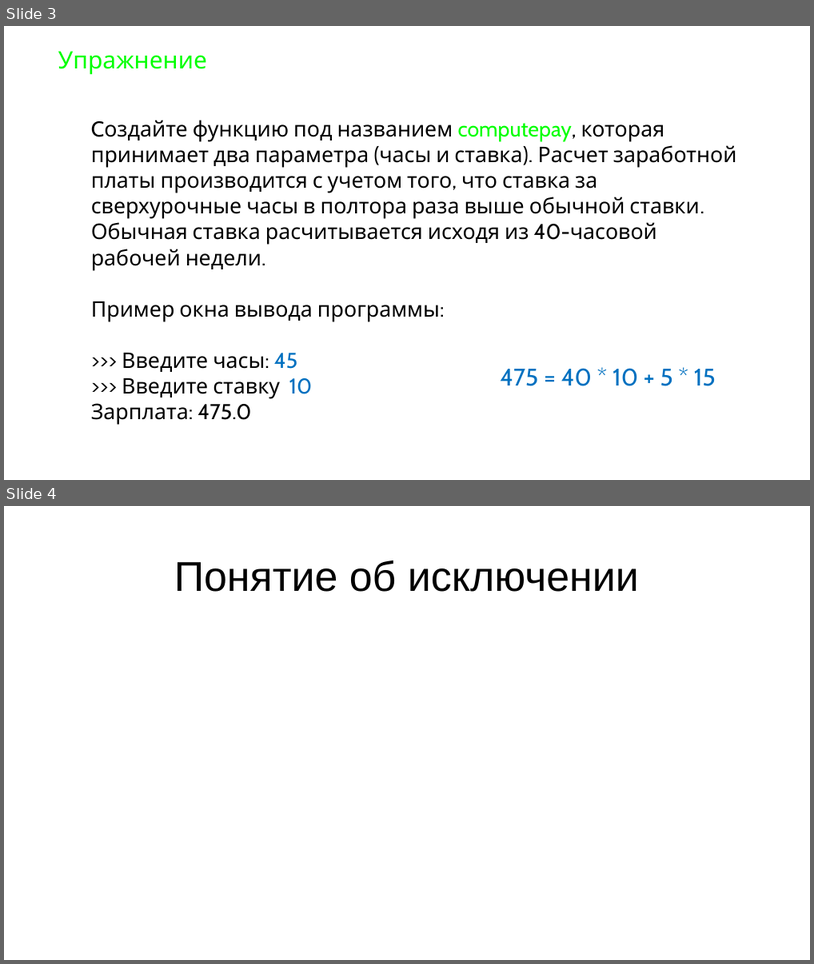
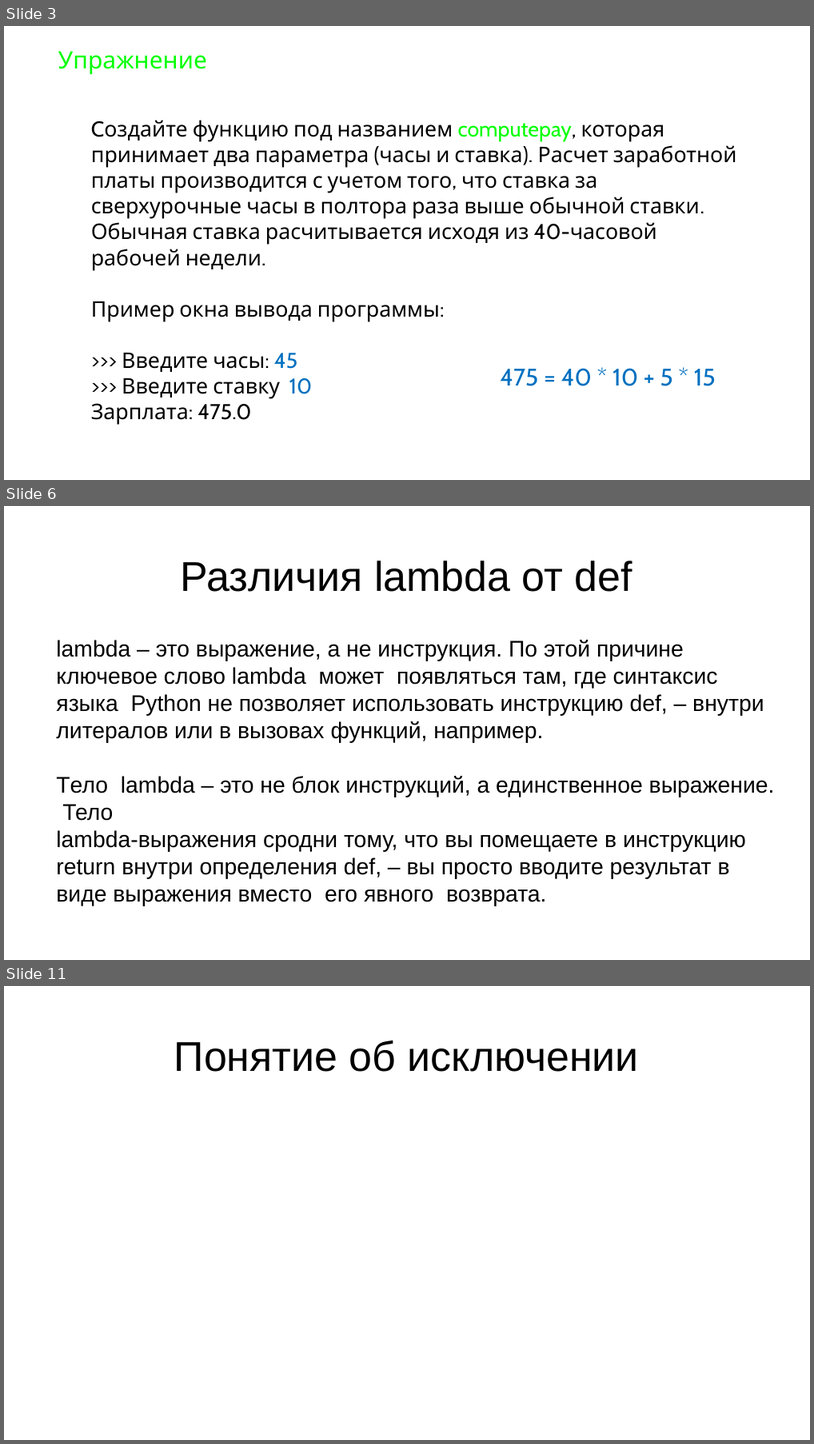
Before and after one commit to maxchv/LearnPython, a slide deck: week05/Exceptions.pptx. Shown one above the other, each under a label of ours: slides 3 and 4 before the commit, slides 3, 6 and 11 after it; the slides between them are not shown. The pictures are 814x964 and 814x1444 pixels, drawn with LibreOffice and Linux fonts; fonts in the diff are those of the drawing. Boxes give left, top, right and bottom in pixels: in the first picture for what was removed or moved away, otherwise in the second. Text is boxed around its words. In the diff, an @@ line names an element or a change of style, - is before the commit and + after.

```diff
--- a/week05/Exceptions.pptx
+++ b/week05/Exceptions.pptx
@@ slide 6 added at (4,506,810,960), background #FFFFFF @@
@@ title added at (181,560,633,592), 66 pt, text #000000 @@
+Различия lambda от def
@@ text added at (56,640,775,906), 36 pt, text #000000 @@
+lambda – это выражение, а не инструкция. По этой причине ключевое слово lambda может появляться там, где синтаксис языка Python не позволяет использовать инструкцию def, – внутри литералов или в вызовах функций, например.
+Tело lambda – это не блок инструкций, а единственное выражение. Тело
+lambda-выражения сродни тому, что вы помещаете в инструкцию return внутри определения def, – вы просто вводите результат в виде выражения вместо его явного возврата.
@@ text added at (257,667,320,684), 36 pt, text #FFFFFF @@
+hello():
@@ what was slide 4 is now slide 11 @@
```
Also in this commit, not shown: 6 other slides added, 5 other files.
